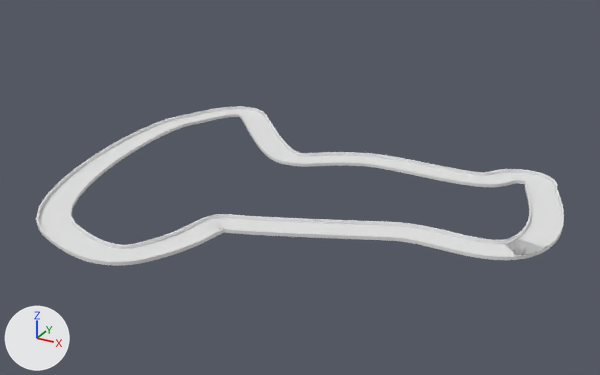
An edit to the Blender file New Unity Project/Assets/Track.blend, drawn before and after from the same camera.
Before and after are seen from a 50 mm camera at (178.0, -449.0, 205.0) aimed at (-39.0, -53.0, 7.0). Every picture has the same lights, and +X, +Y and +Z are marked at lower left.

Before the edit, the objects in view are built like this:
```python
me_plane = bpy.data.meshes.new('Plane')
me_plane.from_pydata(...)  # 64 vertices, 49 faces; spans x -8.3..8.3, y -9.3..9.3, z 0.0..2.0
ob_plane = bpy.data.objects.new('Plane', me_plane)
ob_plane.location = (0.0, 0.0, 0.0)
_m = ob_plane.modifiers.new('Array', 'ARRAY')
_m.fit_type = 'FIT_CURVE'
_m.curve = ob_beziercurve
_m.constant_offset_displace = (0.0, 0.0, 0.0)
_m = ob_plane.modifiers.new('Curve', 'CURVE')
_m.object = ob_beziercurve
_m.deform_axis = 'NEG_X'
```
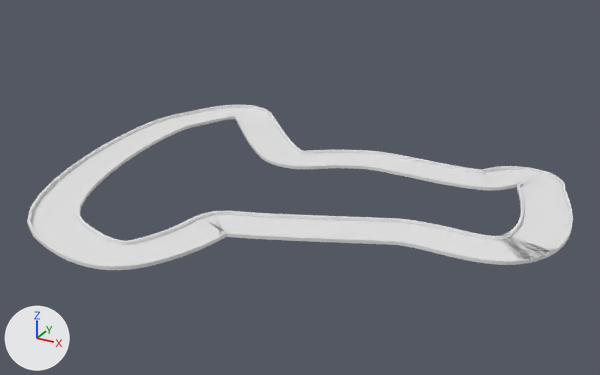
The change, as a diff of the scene's bpy script:
```diff
--- a/New Unity Project/Assets/Track.blend.py
+++ b/New Unity Project/Assets/Track.blend.py
@@ me_plane @@
 # used by ob_plane; location = (0.0, 0.0, 0.0)
-me_plane.from_pydata(...)  # 64 vertices, 49 faces; spans x -8.3..8.3, y -9.3..9.3, z 0.0..2.0
+me_plane.from_pydata(...)  # 16 vertices, 7 faces; spans x -8.3..8.3, y -12.5..12.5, z 0.0
+# me_plane part 1: the whole mesh is rebuilt
@@ me_plane_001 @@
+me_plane_001.from_pydata(...)  # 64 vertices, 42 faces; spans x -8.3..8.3, y -13.9..13.9, z 0.0..2.0
@@ ob_plane_001 @@
+ob_plane_001 = bpy.data.objects.new('Plane.001', me_plane_001)
+ob_plane_001.location = (0.0, 0.0, 0.0)
+_m = ob_plane_001.modifiers.new('Array', 'ARRAY')
+_m.fit_type = 'FIT_CURVE'
+_m.curve = ob_beziercurve
+_m.constant_offset_displace = (0.0, 0.0, 0.0)
+_m = ob_plane_001.modifiers.new('Curve', 'CURVE')
+_m.object = ob_beziercurve
+_m.deform_axis = 'NEG_X'
```

Changed parts and their boxes (x1, y1, x2, y2) in the pictures (600 x 375 px):
'Plane', reshaped: before (36, 106, 564, 266); after (31, 108, 570, 265)
'Plane.001', added: after (27, 105, 573, 270)
